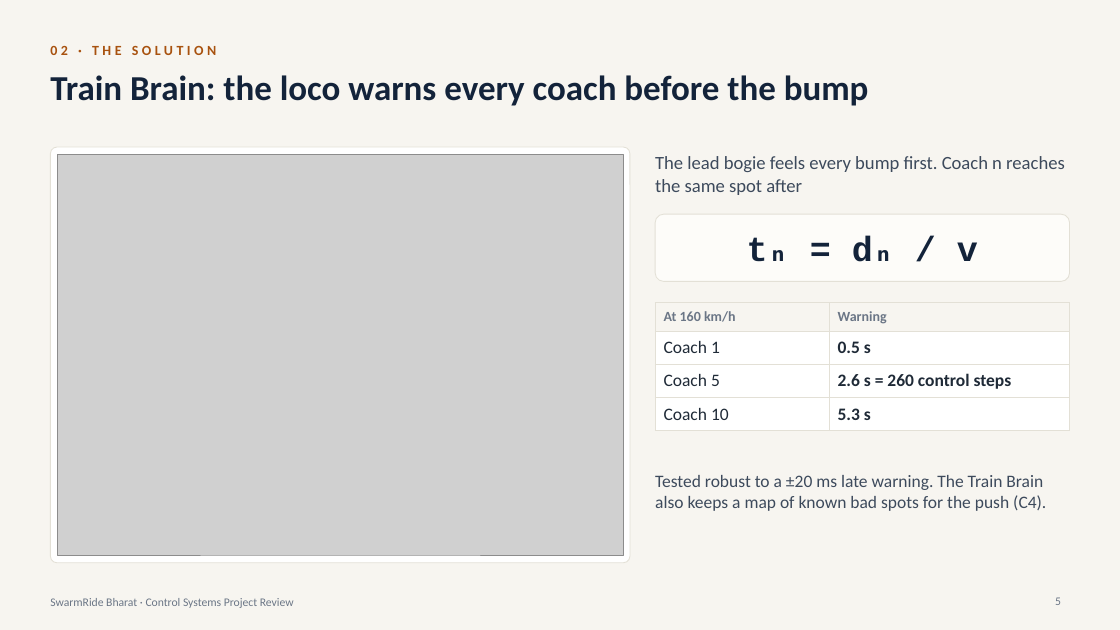
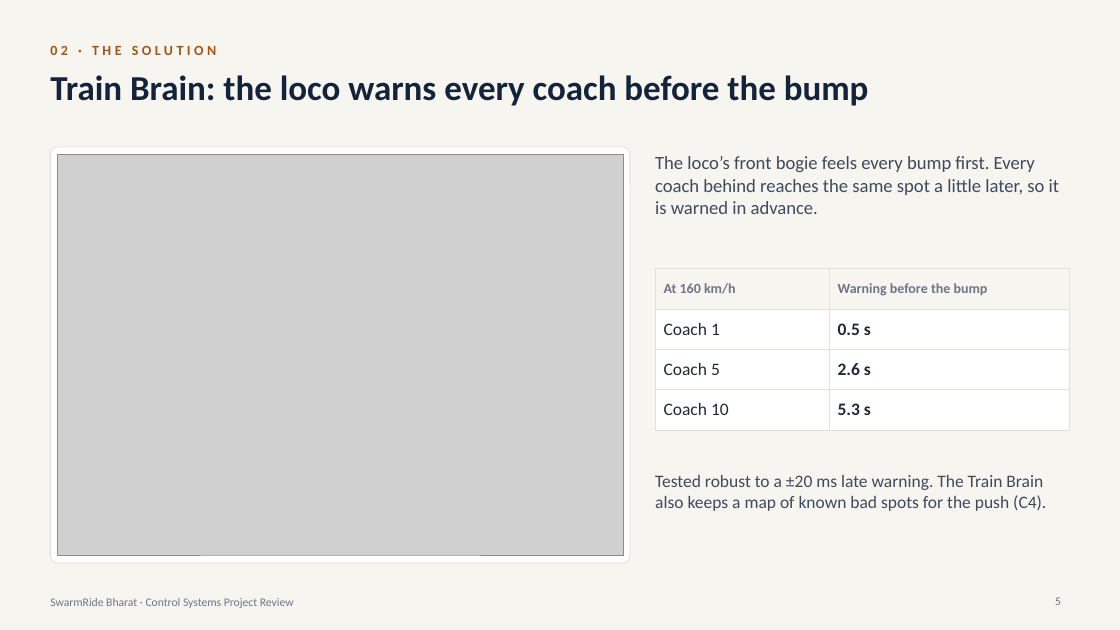
Before and after one commit to Sangeeth0301/SwarmRide-Bharat, a slide deck: slide 5 of presentation/SwarmRide_Bharat_Project_Review.pptx. Drawn at 1120x630 pixels with LibreOffice and Linux fonts; fonts in the diff are those of the drawing; grey boxes stand for pictures. Boxes give left, top, right and bottom in pixels: in the first picture for what was removed or moved away, otherwise in the second. Text is boxed around its words. In the diff, an @@ line names an element or a change of style, - is before the commit and + after.

```diff
--- a/presentation/SwarmRide_Bharat_Project_Review.pptx
+++ b/presentation/SwarmRide_Bharat_Project_Review.pptx
@@ text at (655,156,1060,214): text changed @@
-The lead bogie feels every bump first. Coach n reaches the same spot after
+The loco’s front bogie feels every bump first. Every coach behind reaches the same spot a little later, so it is warned in advance.
@@ rounded rectangle removed at (655,214,1070,281) @@
@@ table at (655,269,1070,419) @@
-row 1, column 2: Warning
+row 1, column 2: Warning before the bump
-row 3, column 2: 2.6 s = 260 control steps
+row 3, column 2: 2.6 s
@@ table: place and size @@
-table at (655,302,1070,424)
+table at (655,269,1070,419)
@@ text removed at (957,242,978,261) @@
-tₙ = dₙ / v
```
Also in this commit, not shown: 3 other slides changed, 1 slide added, 2 slides removed.
